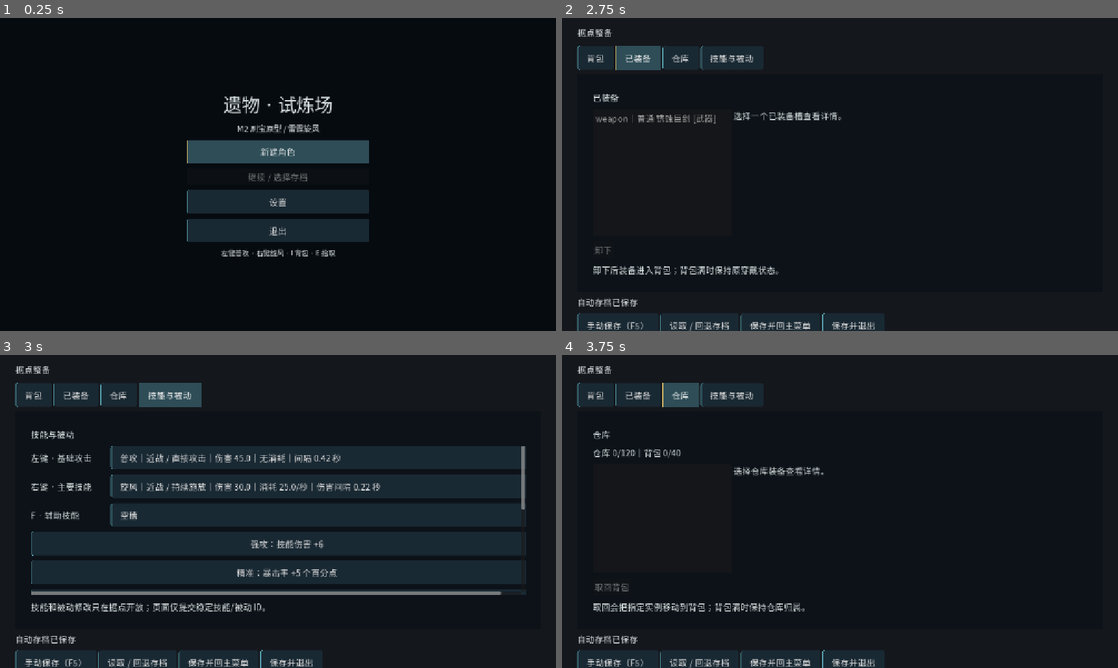
Above: before the commit, frames 1-4 (two rows, left to right).
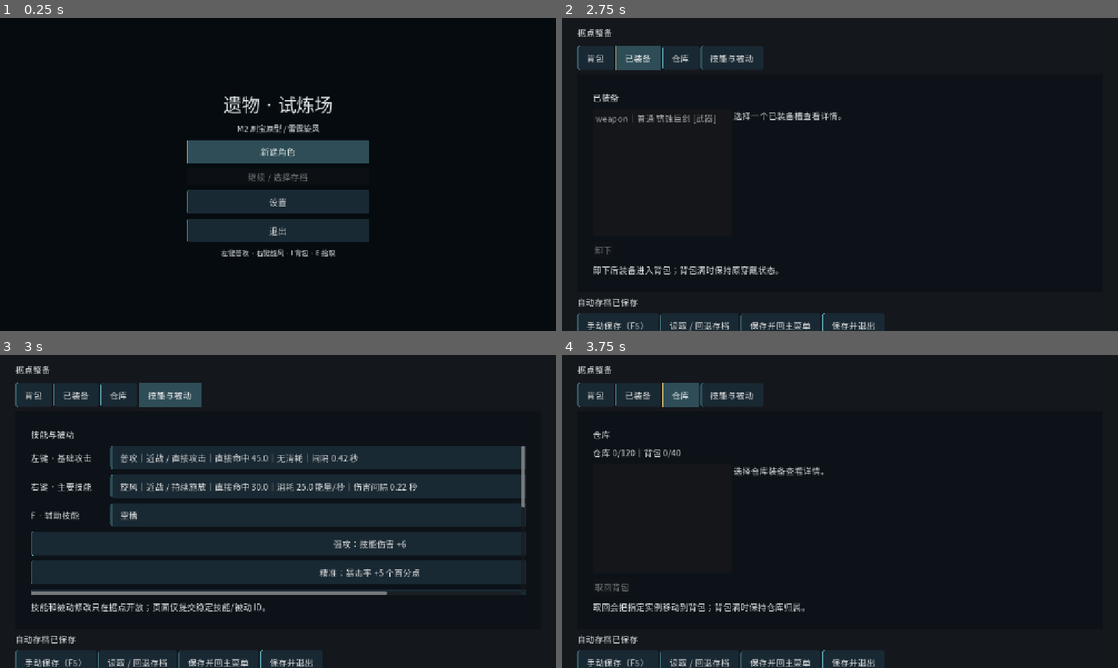
Above: after the commit, the same moments.

Repository: w7775p/relic-ARPG
Game: Godot game, scene res://app/boot/boot.tscn
Same seed, same stepped clock (60 frames per second), same inputs: the game is played once before the commit and once after it.
Inputs:
- Up to frame 1 (0.25 s): no input
- Up to frame 2 (2.75 s): click "新建角色" at 0.5 s; click "背包" at 1.25 s; click "已装备" at 2 s
- Up to frame 3 (3 s): click "技能与被动" at 2.75 s
- Up to frame 4 (3.75 s): click "仓库" at 3.5 s

Frames 1-2 are identical in both runs. In frame 3, 2.0% of the frame differs, in the area x 38-95%, y 31-77%; in frame 4, nothing differs.

Commit message:
feat: 完善 D1 属性与技能说明

Diff:
--- a/game/systems/items/item_catalog.gd
+++ b/game/systems/items/item_catalog.gd
@@ -45,7 +45,7 @@
 	preload("res://content/items/unique_energy_grips.tres"),
 	preload("res://content/items/unique_blood_echo.tres"),
 ]
-const STAT_NAMES: Dictionary = {"damage":"攻击", "armor":"护甲", "max_health":"最大生命", "critical_chance":"暴击率", "whirlwind_radius_m":"旋风范围（米）", "move_speed_mps":"移速（米/秒）", "idle_energy_regen":"闲置回能/秒", "hit_energy":"直接命中回能", "kill_energy":"击杀回能", "haste":"攻击间隔缩短（秒）", "lightning_damage":"闪电伤害", "bleed_damage_multiplier":"流血伤害"}
+const STAT_NAMES: Dictionary = {"damage":"攻击", "armor":"护甲", "max_health":"最大生命", "critical_chance":"暴击率", "whirlwind_radius_m":"旋风范围", "move_speed_mps":"移速", "idle_energy_regen":"闲置回能", "hit_energy":"直接命中回能", "kill_energy":"击杀回能", "haste":"攻击间隔缩短", "lightning_damage":"闪电伤害", "bleed_damage_multiplier":"流血伤害"}
 
 ## 按稳定编号查找底材，未知编号返回空。
 static func base(id: String) -> ItemBase:
@@ -73,10 +73,25 @@
 	var definition: UniqueDefinition = unique(id)
 	return definition.stats if definition != null else {}
 
-## 按统一单位格式化词条。
+## 按属性语义统一格式化单位；说明层和实际结算共用同一静态定义与实例数值。
 static func stat_text(stat: String, value: float) -> String:
-	if stat == "critical_chance":
-		return "暴击率 +%.1f%%" % (value * 100.0)
-	if stat == "bleed_damage_multiplier":
-		return "流血伤害 +%.0f%%" % (value * 100.0)
+	match stat:
+		"critical_chance":
+			return "暴击率 +%.1f%%" % (value * 100.0)
+		"bleed_damage_multiplier":
+			return "流血伤害 +%.0f%%" % (value * 100.0)
+		"whirlwind_radius_m":
+			return "旋风范围 +%.1f 米" % value
+		"move_speed_mps":
+			return "移速 +%.2f 米/秒" % value
+		"idle_energy_regen":
+			return "闲置回能 +%.1f/秒" % value
+		"haste":
+			return "攻击间隔 -%.2f 秒" % value
+		"hit_energy":
+			return "直接命中回能 +%.1f" % value
+		"kill_energy":
+			return "击杀回能 +%.1f" % value
+		"damage", "armor", "max_health", "lightning_damage":
+			return "%s +%.1f" % [STAT_NAMES.get(stat, stat), value]
 	return "%s +%.2f" % [STAT_NAMES.get(stat, stat), value]
--- a/game/systems/items/item_generator.gd
+++ b/game/systems/items/item_generator.gd
@@ -117,27 +117,35 @@
 	var name_text: String = ItemCatalog.unique(item.unique_id).display_name if not item.unique_id.is_empty() else definition.display_name
 	return "%s %s [%s]" % [["普通", "魔法", "稀有", "独特"][int(item.quality)], name_text, ItemCatalog.SLOT_NAMES[definition.slot]]
 
-## 说明取自底材与实际随机结果；独特机制文本含真实结算参数。
+## 说明取自底材、实例词条与独特配置；重铸位置直接读取实例固定状态。
 static func describe(item: ItemInstanceResource) -> String:
 	var definition: ItemBase = ItemCatalog.base(item.base)
 	var result: String = "%s\n物品等级 %d · 售价 %d 金\n%s" % [title(item), item.level, price(item), ItemCatalog.stat_text(definition.stat, definition.value)]
 	for rolled: AffixRollResource in item.affixes:
 		var entry: AffixDefinition = ItemCatalog.affix(rolled.id)
-		result += "\n" + ItemCatalog.stat_text(entry.stat, rolled.value)
+		if entry != null:
+			result += "\n" + ItemCatalog.stat_text(entry.stat, rolled.value)
+	if item.quality == 1 or item.quality == 2:
+		if item.reforge_index >= 0:
+			result += "\n重铸位置：词条 %d（后续重铸固定此位置）" % (item.reforge_index + 1)
+		else:
+			result += "\n重铸位置：未固定（首次成功重铸后固定所选位置）"
+	elif item.quality == 3:
+		result += "\n重铸：独特装备不可重铸"
 	var stats: Dictionary = ItemCatalog.unique_stats(item.unique_id)
 	var defaults: BuildDefinition = BuildDefinition.new()
 	for stat: String in stats:
 		if stat.begins_with("bleed_spread_"):
 			continue
 		if stat == "chain_count":
-			result += "\n直接暴击释放最多 %d 目标连锁闪电" % int(stats[stat])
+			result += "\n独特机制：直接命中暴击释放最多 %d 目标连锁闪电" % int(stats[stat])
 			result += "\n闪电基础伤害 %.0f，间隔 %.2f 秒，跳跃 %.1f 米；存活目标感电 %.1f 秒" % [defaults.lightning_damage, defaults.lightning_cooldown_sec, defaults.chain_range_m, defaults.shock_duration_sec]
 		elif stat == "death_explosion":
-			result += "\n感电目标死亡时爆炸：基础伤害 %.0f，半径 %.1f 米" % [defaults.explosion_damage, defaults.explosion_radius_m]
+			result += "\n独特机制：感电目标死亡时爆炸，基础伤害 %.0f，半径 %.1f 米" % [defaults.explosion_damage, defaults.explosion_radius_m]
 		else:
 			result += "\n" + ItemCatalog.stat_text(stat, float(stats[stat]))
 	if int(stats.get("bleed_spread_max_targets", 0)) > 0:
-		result += "\n流血击杀传播：%.1f 米内最多 %d 个目标，继承 %.0f%% 流血伤害，最多传播 %d 代" % [float(stats.get("bleed_spread_radius_m", 0.0)), int(stats.get("bleed_spread_max_targets", 0)), float(stats.get("bleed_spread_damage_ratio", 0.0)) * 100.0, int(stats.get("bleed_spread_max_generation", 0))]
+		result += "\n独特机制：流血击杀传播，%.1f 米内最多 %d 个目标，继承 %.0f%% 流血伤害，最多传播 %d 代" % [float(stats.get("bleed_spread_radius_m", 0.0)), int(stats.get("bleed_spread_max_targets", 0)), float(stats.get("bleed_spread_damage_ratio", 0.0)) * 100.0, int(stats.get("bleed_spread_max_generation", 0))]
 	return result
 
 ## 出售价值由品质和物品等级计算。
--- a/game/systems/skills/skill_definition.gd
+++ b/game/systems/skills/skill_definition.gd
@@ -19,18 +19,23 @@
 @export var duration_sec: float = 0.0
 @export var heal_ratio: float = 0.0
 
-## 显示当前伤害、消耗、持续时间与冷却，数值直接读取实际资源。
+## 统一说明直接命中与持续伤害的结算边界，供据点和探险装配页复用。
+static func damage_rule_text() -> String:
+	return "直接命中可暴击并触发直接命中回能、暴击连锁；持续伤害不暴击、不触发直接命中效果，击杀仍可触发击杀效果。"
+
+## 显示当前伤害、单位、标签、消耗、持续时间与冷却，数值直接读取实际资源和构筑。
 func describe(build: BuildDefinition) -> String:
 	var tag_text: String = " / ".join(tags)
 	match id:
 		"primary":
-			return "%s｜%s｜伤害 %.1f｜无消耗｜间隔 %.2f 秒" % [display_name, tag_text, build.damage * 1.5, build.attack_interval_sec]
+			return "%s｜%s｜直接命中 %.1f｜无消耗｜间隔 %.2f 秒" % [display_name, tag_text, build.damage * 1.5, build.attack_interval_sec]
 		"whirlwind":
-			return "%s｜%s｜伤害 %.1f｜消耗 %.1f/秒｜伤害间隔 %.2f 秒" % [display_name, tag_text, build.damage, build.energy_cost_per_sec, build.whirlwind_interval_sec]
+			return "%s｜%s｜直接命中 %.1f｜消耗 %.1f 能量/秒｜伤害间隔 %.2f 秒" % [display_name, tag_text, build.damage, build.energy_cost_per_sec, build.whirlwind_interval_sec]
 		"sweep":
-			return "%s｜%s｜伤害 %.1f｜范围 %.1f 米｜消耗 %.0f｜间隔 %.2f 秒｜流血 %.1f 秒×最多%d层" % [display_name, tag_text, build.damage * damage_multiplier, range_m, energy_cost, cooldown_sec, bleed_duration_sec, bleed_max_stacks]
+			var bleed_tick_damage: float = build.damage * bleed_damage_multiplier * build.bleed_damage_multiplier
+			return "%s｜%s｜直接命中 %.1f｜范围 %.1f 米｜消耗 %.0f 能量｜间隔 %.2f 秒｜流血每层 %.1f/跳（每 %.1f 秒，持续 %.1f 秒，最多 %d 层）" % [display_name, tag_text, build.damage * damage_multiplier, range_m, energy_cost, cooldown_sec, bleed_tick_damage, bleed_tick_sec, bleed_duration_sec, bleed_max_stacks]
 		"warcry":
 			return "%s｜%s｜护甲 +%.0f｜回能 %.0f｜持续 %.1f 秒｜冷却 %.1f 秒" % [display_name, tag_text, armor_bonus, energy_restore, duration_sec, cooldown_sec]
 		"potion":
-			return "%s｜恢复 %.0f%% 最大生命｜冷却 %.1f 秒" % [display_name, heal_ratio * 100.0, cooldown_sec]
-	return display_name
+			return "%s｜%s｜恢复 %.0f%% 最大生命｜冷却 %.1f 秒" % [display_name, tag_text, heal_ratio * 100.0, cooldown_sec]
+	return "%s｜%s" % [display_name, tag_text] if not tag_text.is_empty() else display_name
--- a/game/tests/p1_content.gd
+++ b/game/tests/p1_content.gd
@@ -1,5 +1,5 @@
 extends Node
-## P1_Task3 回归：装备额度、稳定 ID、生成合法性、构筑击杀与有限流血传播。
+## P1_Task3 / Task6 回归：装备额度、稳定 ID、说明语义、构筑击杀与有限流血传播。
 const ARENA: PackedScene = preload("res://world/maps/combat_arena.tscn")
 var failures: int = 0
 var checks: int = 0
@@ -17,7 +17,7 @@
 func _ready() -> void:
 	_run.call_deferred()
 
-## 核对累计 14/18/4、随机实例、两套构筑与第四独特传播边界。
+## 核对累计 14/18/4、随机实例、说明单位、两套构筑与第四独特传播边界。
 func _run() -> void:
 	check(ItemCatalog.BASES.size() == 14, "累计底材数量为 14")
 	check(ItemCatalog.AFFIXES.size() == 18, "累计普通随机词条数量为 18")
@@ -60,7 +60,24 @@
 	inventory.equip(0)
 	var build: BuildDefinition = inventory.build()
 	check(build.bleed_damage_multiplier > 1.0 and build.bleed_spread_max_targets == 3 and build.bleed_spread_max_generation == 1, "流血底材与独特传播参数进入真实属性汇总")
-	check(ItemGenerator.describe(blood).contains("流血击杀传播"), "第四件独特说明展示真实传播参数")
+	var unique_text: String = ItemGenerator.describe(blood)
+	check(unique_text.contains("独特机制：流血击杀传播") and unique_text.contains("重铸：独特装备不可重铸"), "第四件独特说明读取真实传播参数并解释重铸限制")
+	var sweep_text: String = LoadoutState.skill("sweep").describe(build)
+	check(sweep_text.contains("直接命中") and sweep_text.contains("流血每层") and sweep_text.contains("每 1.0 秒"), "横扫说明区分直接命中与逐跳流血并显示实际间隔")
+	var rule_text: String = SkillDefinition.damage_rule_text()
+	check(rule_text.contains("持续伤害") and rule_text.contains("不暴击") and rule_text.contains("击杀仍可触发击杀效果"), "共用技能说明明确持续伤害与直接命中的触发边界")
+	check(ItemCatalog.stat_text("move_speed_mps", 1.25).contains("米/秒") and ItemCatalog.stat_text("whirlwind_radius_m", 0.4).contains("米") and ItemCatalog.stat_text("haste", 0.04).contains("秒"), "移动、范围与间隔词条显示明确单位")
+	var reforge_item: ItemInstanceResource = null
+	for attempt: int in range(64):
+		var candidate: ItemInstanceResource = generator.generate(6, false)
+		if (candidate.quality == 1 or candidate.quality == 2) and not candidate.affixes.is_empty():
+			reforge_item = candidate
+			break
+	check(reforge_item != null, "说明回归准备到可重铸随机装备")
+	if reforge_item != null:
+		check(ItemGenerator.describe(reforge_item).contains("重铸位置：未固定"), "首次重铸前说明展示位置未固定")
+		reforge_item.reforge_index = 0
+		check(ItemGenerator.describe(reforge_item).contains("重铸位置：词条 1"), "固定重铸位置后说明直接读取实例状态")
 	await _check_elite_builds(inventory)
 	await _check_bleed_spread(inventory)
 	print("P1_CONTENT_RESULT: ", failures, " failures; ", checks, " checks")
--- a/game/ui/hub/loadout/loadout_page.gd
+++ b/game/ui/hub/loadout/loadout_page.gd
@@ -79,7 +79,7 @@
 				choice.select(index)
 	for id: String in passive_buttons:
 		passive_buttons[id].set_pressed_no_signal(state.passives.has(id))
-	attributes.text = "已选 %d/3｜据点可免费调整\n装备＋被动合计：伤害 %.1f｜暴击 %.0f%%｜旋风半径 %.1f 米\n生命上限 %.0f｜护甲 %.0f｜停止施放回能 %.1f/秒\n右键可选旋风或流血横扫；F 可装战吼；Q 恢复药剂独立于装备。" % [state.passives.size(), build.damage, build.critical_chance * 100, build.whirlwind_radius_m, inventory.defense("max_health"), inventory.defense("armor"), build.idle_energy_regen]
+	attributes.text = "已选 %d/3｜据点可免费调整\n装备＋被动合计：伤害 %.1f｜暴击 %.0f%%｜旋风半径 %.1f 米\n生命上限 %.0f｜护甲 %.0f｜停止施放回能 %.1f/秒\n%s\nQ · %s" % [state.passives.size(), build.damage, build.critical_chance * 100, build.whirlwind_radius_m, inventory.defense("max_health"), inventory.defense("armor"), build.idle_energy_regen, SkillDefinition.damage_rule_text(), SkillRunner.POTION.describe(build)]
 	hint.text = "技能和被动修改只在据点开放；页面仅提交稳定技能/被动 ID。"
 	_refreshing = false
 
--- a/game/ui/inventory/inventory_panel.gd
+++ b/game/ui/inventory/inventory_panel.gd
@@ -215,7 +215,7 @@
 	for id: String in passive_buttons:
 		passive_buttons[id].set_pressed_no_signal(state.passives.has(id))
 		passive_buttons[id].disabled = not hub
-	attributes.text = "已选 %d/3｜%s\n装备＋被动合计：伤害 %.1f｜暴击 %.0f%%｜旋风半径 %.1f 米\n生命上限 %.0f｜护甲 %.0f｜停止施放回能 %.1f/秒\n右键可选旋风或流血横扫；F 可装战吼；Q 恢复药剂独立于装备。" % [state.passives.size(), "据点可免费调整" if hub else "探险中只能查看", build.damage, build.critical_chance * 100, build.whirlwind_radius_m, session.inventory.defense("max_health"), session.inventory.defense("armor"), build.idle_energy_regen]
+	attributes.text = "已选 %d/3｜%s\n装备＋被动合计：伤害 %.1f｜暴击 %.0f%%｜旋风半径 %.1f 米\n生命上限 %.0f｜护甲 %.0f｜停止施放回能 %.1f/秒\n%s\nQ · %s" % [state.passives.size(), "据点可免费调整" if hub else "探险中只能查看", build.damage, build.critical_chance * 100, build.whirlwind_radius_m, session.inventory.defense("max_health"), session.inventory.defense("armor"), build.idle_energy_regen, SkillDefinition.damage_rule_text(), SkillRunner.POTION.describe(build)]
 
 ## 失败原因写入共用提示，包括第四项选择被拒绝。
 func _on_loadout(action: String, id: String) -> void:
